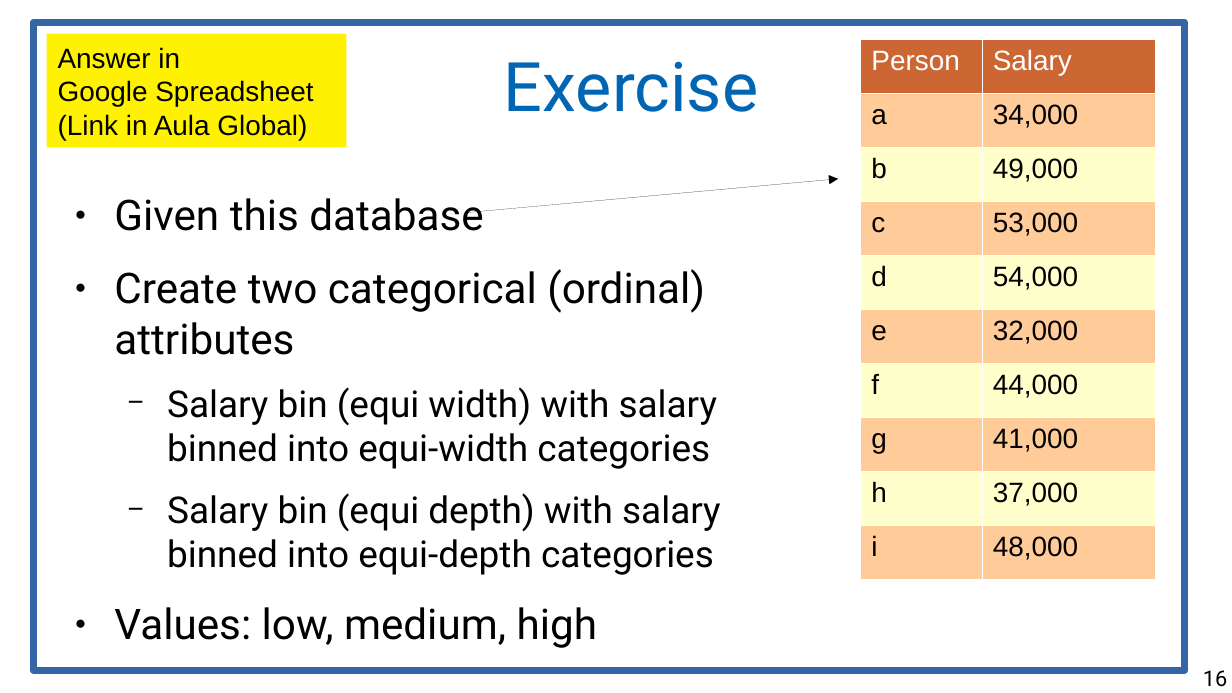
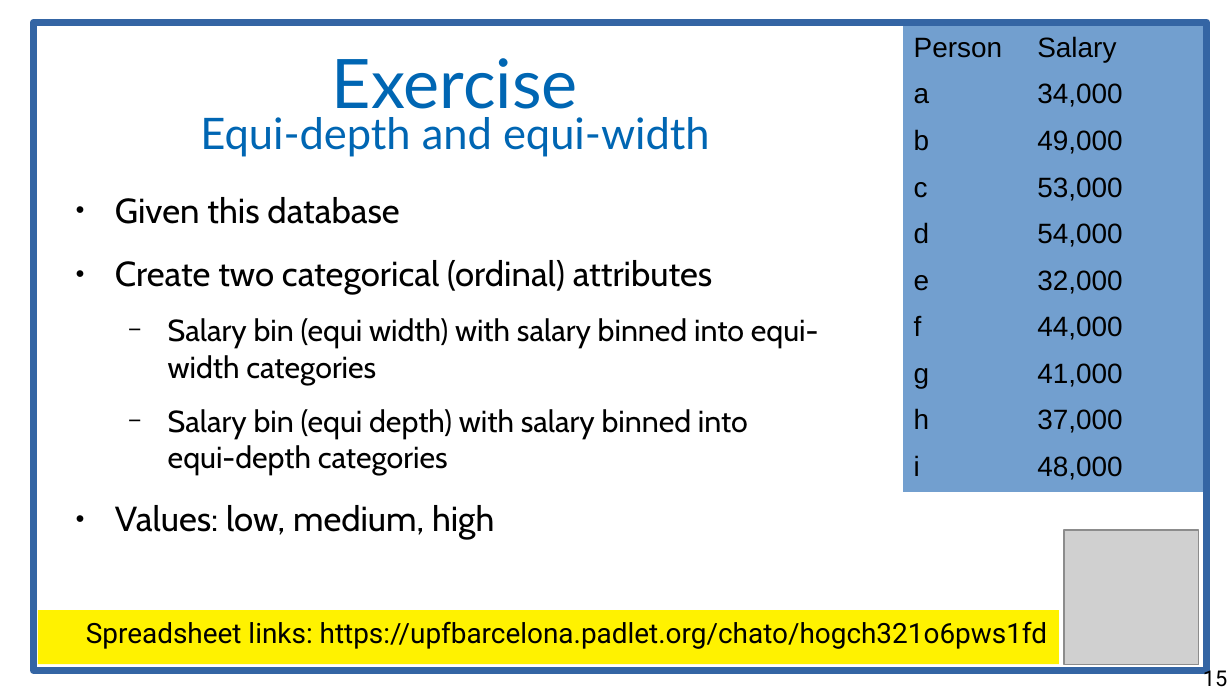
Before and after one commit to chatox/data-mining-course, a slide deck: slide 15 of theory/odp/tt03_data_types.odp (slide 16 before the commit). Drawn at 1232x693 pixels with LibreOffice and Linux fonts; fonts in the diff are those of the drawing; grey boxes stand for pictures. Boxes give left, top, right and bottom in pixels: in the first picture for what was removed or moved away, otherwise in the second. Text is boxed around its words. In the diff, an @@ line names an element or a change of style, - is before the commit and + after.

```diff
--- a/theory/odp/tt03_data_types.odp
+++ b/theory/odp/tt03_data_types.odp
@@ rectangle: place and size @@
-rectangle at (34,22,1185,671)
+rectangle at (34,22,1207,671)
@@ table at (903,27,1204,492) @@
@@ fill #CC6633 to #729FCF in row 1 @@
@@ fill #FFCC99 to #729FCF in 10 cells @@
@@ fill #FFFFCC to #729FCF in 8 cells @@
@@ text colour #FFFFFF to #000000 in "Person", "Salary" @@
@@ borders changed @@
@@ table: place and size @@
-table at (861,39,1156,579)
+table at (903,27,1204,492)
@@ rectangle removed at (47,34,347,148) @@
-Answer in
-Google Spreadsheet
-(Link in Aula Global)
@@ title added at (200,58,710,157), 28 pt, text #0066B3 @@
+Exercise
+Equi-depth and equi-width
@@ title removed at (504,61,758,112) @@
-Exercise
@@ arrow removed from (470, 212) to (838, 179) @@
@@ text "Given this database" at (115,318,819,539): size 27.2 to 22.4 pt in "Given this database", "Create two categorical (ordinal) attributes", "Values: low, medium, high"; font Roboto to Cabin; size 23.8 to 19.6 pt in "Salary bin (equi width) with salary binned ...", "Salary bin (equi depth) with salary binned ..." @@
@@ picture added at (1064,530,1200,665) @@
@@ rectangle added at (38,610,1060,664), fill #FFF200, 18 pt, text #000000 @@
+Spreadsheet links: https://upfbarcelona.padlet.org/chato/hogch321o6pws1fd
@@ page number at (1203,665,1227,687): text changed @@
-16
+15
```
Also in this commit, not shown: 25 other slides changed, 1 slide added, 2 slides removed, 5 other files.
